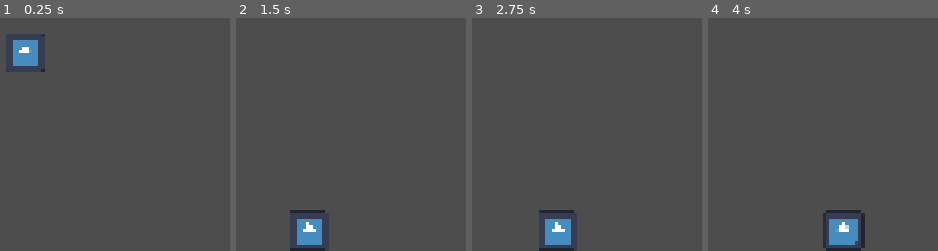
Above: before the commit, frames 1-4 (left to right).
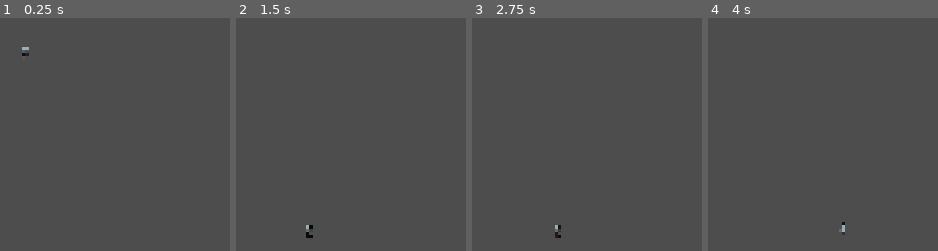
Above: after the commit, the same moments.

Repository: fabioswan/strange-places
Game: Godot game, scene res://scenes/test_scene.tscn
Two runs of this game, one before a commit and one after it. Both use one fixed random seed, a clock stepped at 60 frames per second and the inputs below. The engine's default icon, where the game draws it, is replaced by a stand-in: a white triangle on a blue panel in a dark square.
Inputs:
- Up to frame 1 (0.25 s): no input
- Up to frame 2 (1.5 s): hold D (right) from 0.53 s (still down); tap Space (jump) at 0.77 s
- Up to frame 3 (2.75 s): tap Space (jump) at 1.52 s; release D (right) at 2.03 s; hold A (left) from 2.03 s (still down)
- Up to frame 4 (4 s): release A (left) at 2.78 s; hold D (right) from 2.78 s (still down); tap Space (jump) at 3.02, 3.77 s

The runs differ from the first frame. In frame 1, 1.3% of the frame differs, in the area x 2-20%, y 6-24%; in frame 2, 1.6%; in frame 3, 1.7%; in frame 4, 2.2%, in the area x 50-69%, y 82-100%.

Commit message:
Added character sprite
Walk animation for test character.

Diff:
--- a/prefabs/player/player.tscn
+++ b/prefabs/player/player.tscn
@@ -1,16 +1,81 @@
 [gd_scene format=3 uid="uid://8t5hupgsw23u"]
 
 [ext_resource type="Script" uid="uid://3uch7q4l2tse" path="res://prefabs/player/player.gd" id="1_rdx4y"]
-[ext_resource type="Texture2D" uid="uid://in8jvgjhbamy" path="res://icon.svg" id="2_wv1mm"]
+[ext_resource type="Texture2D" uid="uid://ny8f1i4pipr6" path="res://art/temp/Character Rough.png" id="2_rdx4y"]
 
-[sub_resource type="SpriteFrames" id="SpriteFrames_binfn"]
+[sub_resource type="AtlasTexture" id="AtlasTexture_wv1mm"]
+atlas = ExtResource("2_rdx4y")
+region = Rect2(192, 0, 32, 48)
+
+[sub_resource type="AtlasTexture" id="AtlasTexture_binfn"]
+atlas = ExtResource("2_rdx4y")
+region = Rect2(0, 0, 32, 48)
+
+[sub_resource type="AtlasTexture" id="AtlasTexture_klv5p"]
+atlas = ExtResource("2_rdx4y")
+region = Rect2(32, 0, 32, 48)
+
+[sub_resource type="AtlasTexture" id="AtlasTexture_iylwk"]
+atlas = ExtResource("2_rdx4y")
+region = Rect2(64, 0, 32, 48)
+
+[sub_resource type="AtlasTexture" id="AtlasTexture_ev8v4"]
+atlas = ExtResource("2_rdx4y")
+region = Rect2(96, 0, 32, 48)
+
+[sub_resource type="AtlasTexture" id="AtlasTexture_vhck3"]
+atlas = ExtResource("2_rdx4y")
+region = Rect2(128, 0, 32, 48)
+
+[sub_resource type="AtlasTexture" id="AtlasTexture_2c4n1"]
+atlas = ExtResource("2_rdx4y")
+region = Rect2(160, 0, 32, 48)
+
+[sub_resource type="AtlasTexture" id="AtlasTexture_oo3uv"]
+atlas = ExtResource("2_rdx4y")
+region = Rect2(192, 0, 32, 48)
+
+[sub_resource type="AtlasTexture" id="AtlasTexture_30gqm"]
+atlas = ExtResource("2_rdx4y")
+region = Rect2(224, 0, 32, 48)
+
+[sub_resource type="SpriteFrames" id="SpriteFrames_hvqk4"]
 animations = [{
 "frames": [{
 "duration": 1.0,
-"texture": ExtResource("2_wv1mm")
+"texture": SubResource("AtlasTexture_wv1mm")
 }],
 "loop": true,
 "name": &"default",
+"speed": 5.0
+}, {
+"frames": [{
+"duration": 1.0,
+"texture": SubResource("AtlasTexture_binfn")
+}, {
+"duration": 1.0,
+"texture": SubResource("AtlasTexture_klv5p")
+}, {
+"duration": 1.0,
+"texture": SubResource("AtlasTexture_iylwk")
+}, {
+"duration": 1.0,
+"texture": SubResource("AtlasTexture_ev8v4")
+}, {
+"duration": 1.0,
+"texture": SubResource("AtlasTexture_vhck3")
+}, {
+"duration": 1.0,
+"texture": SubResource("AtlasTexture_2c4n1")
+}, {
+"duration": 1.0,
+"texture": SubResource("AtlasTexture_oo3uv")
+}, {
+"duration": 1.0,
+"texture": SubResource("AtlasTexture_30gqm")
+}],
+"loop": true,
+"name": &"walk",
 "speed": 5.0
 }]
 
@@ -22,7 +87,9 @@
 script = ExtResource("1_rdx4y")
 
 [node name="AnimatedSprite2D" type="AnimatedSprite2D" parent="." unique_id=2018949801]
-sprite_frames = SubResource("SpriteFrames_binfn")
+sprite_frames = SubResource("SpriteFrames_hvqk4")
+animation = &"walk"
+frame_progress = 0.5145355
 
 [node name="CollisionShape2D" type="CollisionShape2D" parent="." unique_id=900884199]
 shape = SubResource("CapsuleShape2D_klv5p")
--- a/project.godot
+++ b/project.godot
@@ -24,6 +24,7 @@
 [file_customization]
 
 folder_colors={
+"res://art/": "pink",
 "res://assets/": "red",
 "res://prefabs/": "orange",
 "res://scenes/": "yellow"
Binary file added: art/temp/Character Rough.png
Not shown, added: art/temp/Character Rough.png.import
